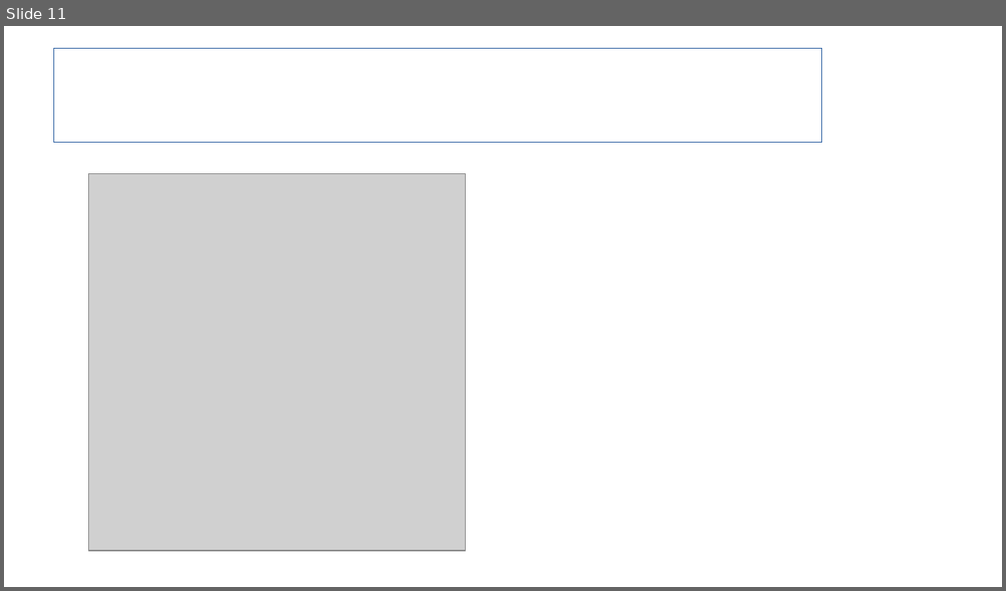
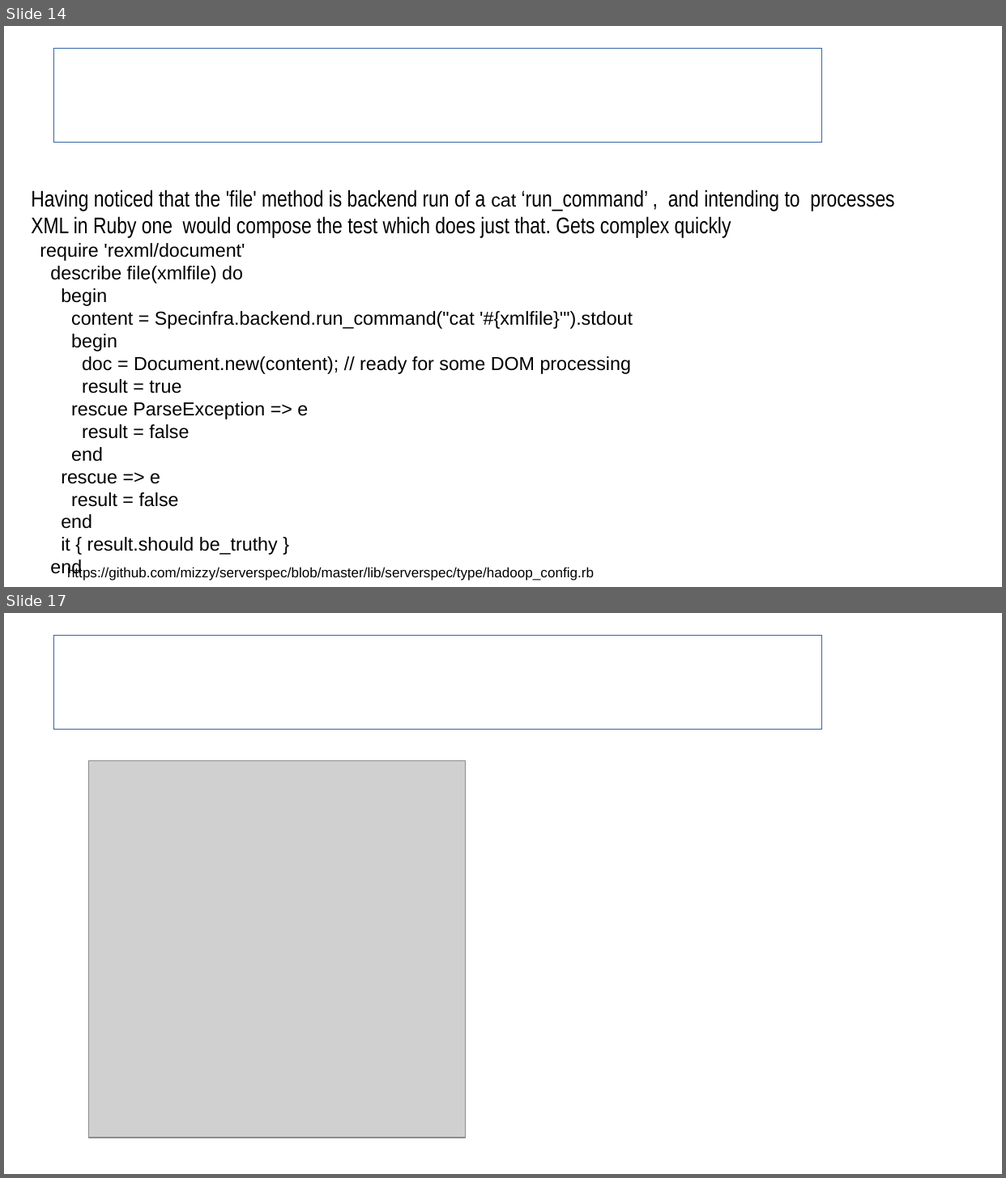
Before and after one commit to sergueik/uru_serverspec, a slide deck: Serverspec Integration in Cloud Provision.odp. Shown one above the other, each under a label of ours: slide 11 before the commit, slides 14 and 17 after it; the slides between them are not shown. The pictures are 1006x591 and 1006x1178 pixels, drawn with LibreOffice and Linux fonts; fonts in the diff are those of the drawing; grey boxes stand for pictures; background and template pictures are left out. Boxes give left, top, right and bottom in pixels: in the first picture for what was removed or moved away, otherwise in the second. Text is boxed around its words. In the diff, an @@ line names an element or a change of style, - is before the commit and + after.

```diff
--- a/Serverspec Integration in Cloud Provision.odp
+++ b/Serverspec Integration in Cloud Provision.odp
@@ slide 14 added at (4,26,1002,587), background #FFFFFF @@
@@ title added at (53,49,823,143), outline #3465A4 0 pt, 31.1 pt, text #FFFFFF, bold @@
+Exploring Serverspec
@@ text added at (31,190,894,238), 18 pt, text #000000 @@
+Having noticed that the 'file' method is backend run of a cat ‘run_command’ , and intending to processes XML in Ruby one would compose the test which does just that. Gets complex quickly
@@ text added at (40,243,633,578), 15 pt, text #000000 @@
+require 'rexml/document'
+describe file(xmlfile) do
+begin
+content = Specinfra.backend.run_command("cat '#{xmlfile}'").stdout
+begin
+doc = Document.new(content); // ready for some DOM processing
+result = true
+rescue ParseException => e
+result = false
+end
+rescue => e
+result = false
+end
+it { result.should be_truthy }
+end
@@ text added at (67,566,594,581), 11 pt, text #000000 @@
+https://github.com/mizzy/serverspec/blob/master/lib/serverspec/type/hadoop_config.rb
@@ what was slide 11 is now slide 17 @@
```
Also in this commit, not shown: 11 slides changed, 8 other slides added, 1 slide removed, 1 other file.
